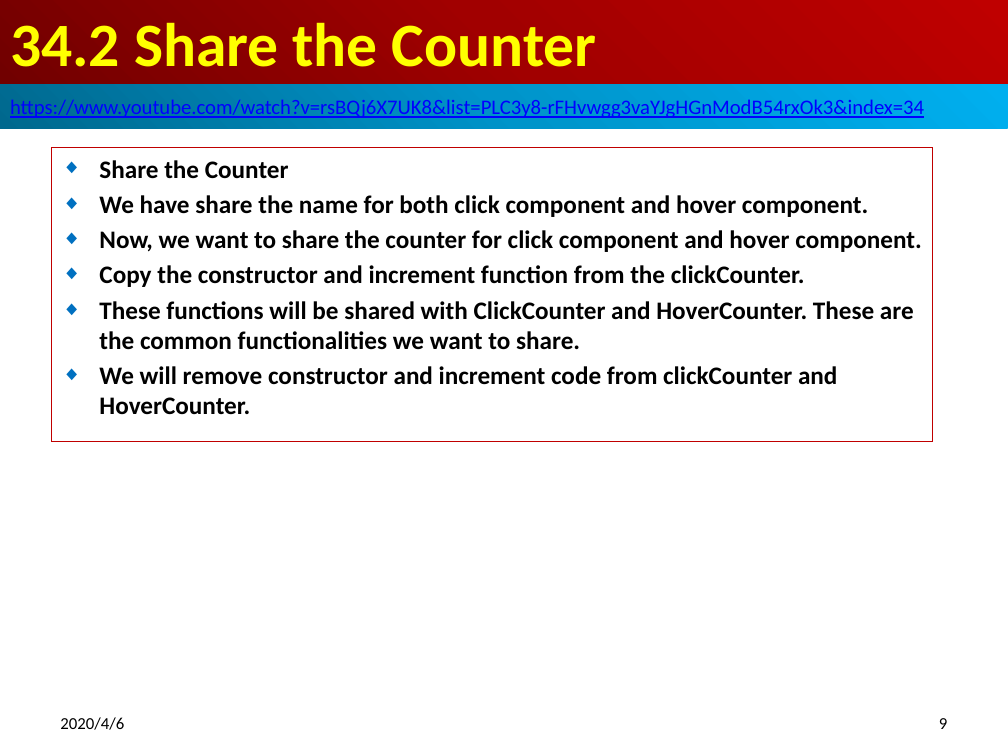
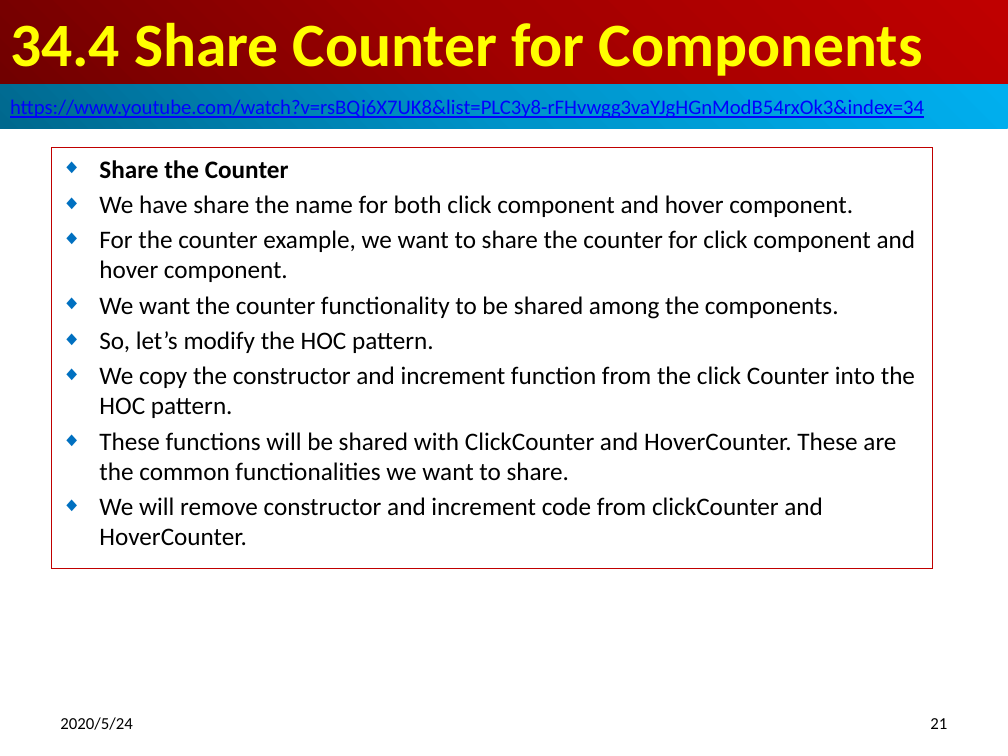
Before and after one commit to peterhchen/800-React-Hook, a slide deck: slide 21 of 34_HOC2.pptx (slide 9 before the commit). Drawn at 1008x756 pixels with LibreOffice and Linux fonts; fonts in the diff are those of the drawing. Boxes give left, top, right and bottom in pixels: in the first picture for what was removed or moved away, otherwise in the second. Text is boxed around its words. In the diff, an @@ line names an element or a change of style, - is before the commit and + after.

```diff
--- a/34_HOC2.pptx
+++ b/34_HOC2.pptx
@@ title at bbox=[10, 22, 923, 76]: text changed @@
-34.2 Share the Counter
+34.4 Share Counter for Components
@@ subtitle "Share the Counter": place and size @@
-subtitle "Share the Counter" at bbox=[51, 148, 932, 442]
+subtitle "Share the Counter" at bbox=[51, 148, 932, 569]
@@ subtitle at bbox=[99, 195, 896, 545]: bold off in "We have share the name for both ...", "These functions will be shared with ClickCounter ...", "We will remove constructor and increment code ..." @@
@@ subtitle at bbox=[99, 230, 916, 418]: text changed; bold off @@
-◆ Now, we want to share the counter for click component and hover component.
-◆ Copy the constructor and increment function from the clickCounter.
+◆ For the counter example, we want to share the counter for click component and hover component.
+◆ We want the counter functionality to be shared among the components.
+◆ So, let’s modify the HOC pattern.
+◆ We copy the constructor and increment function from the click Counter into the HOC pattern.
@@ text at bbox=[60, 717, 132, 730]: text changed @@
-2020/4/6
+2020/5/24
@@ page number at bbox=[930, 718, 947, 729]: text changed @@
-9
+21
```
Also in this commit, not shown: 18 other slides changed, 15 slides added.
